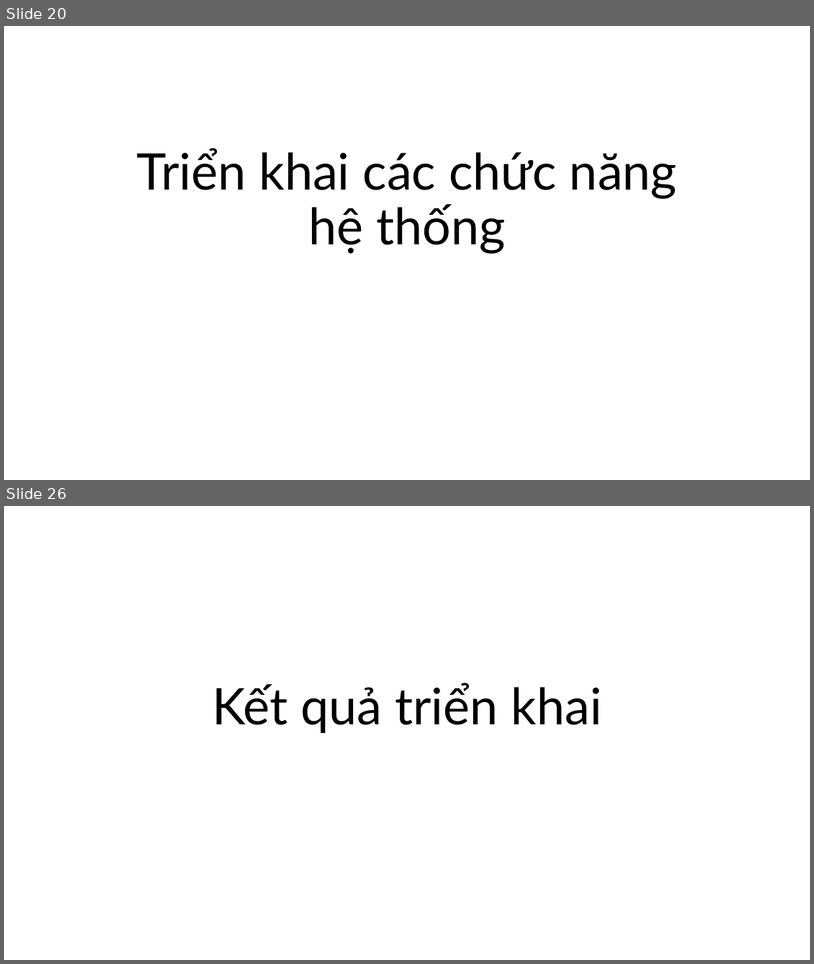
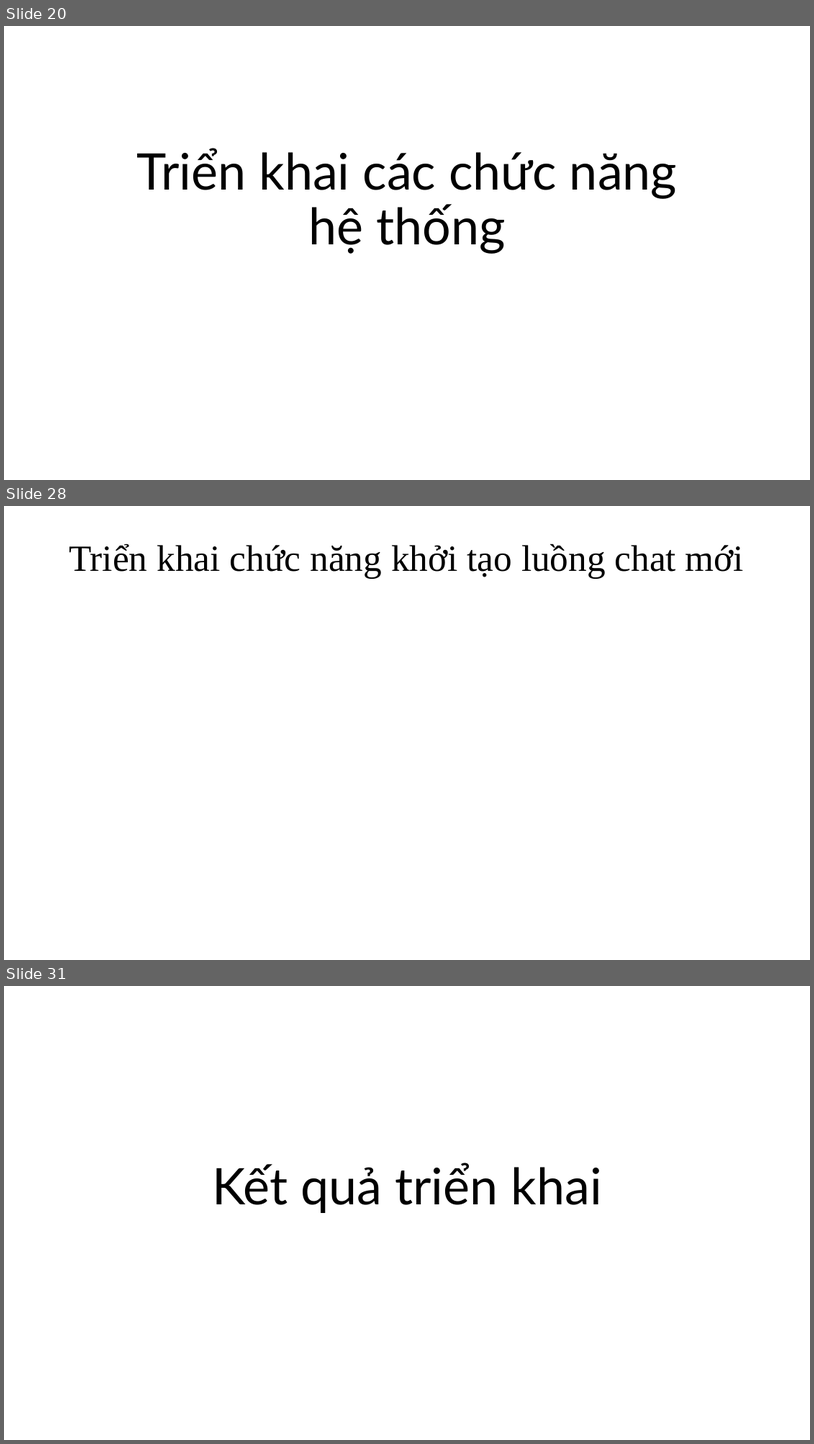
Before and after one commit to ngovanuc/Vietnamese_History_Chatbot, a slide deck: documents/slide bao cao.pptx. Shown one above the other, each under a label of ours: slides 20 and 26 before the commit, slides 20, 28 and 31 after it; the slides between them are not shown. The pictures are 814x964 and 814x1444 pixels, drawn with LibreOffice and Linux fonts; fonts in the diff are those of the drawing. Boxes give left, top, right and bottom in pixels: in the first picture for what was removed or moved away, otherwise in the second. Text is boxed around its words. In the diff, an @@ line names an element or a change of style, - is before the commit and + after.

```diff
--- a/documents/slide bao cao.pptx
+++ b/documents/slide bao cao.pptx
@@ slide 28 added at bbox=[4, 506, 810, 960], background #FFFFFF @@
@@ text added at bbox=[69, 543, 744, 579], 44 pt, text #000000 @@
+Triển khai chức năng khởi tạo luồng chat mới
@@ what was slide 26 is now slide 31 @@
```
Also in this commit, not shown: 12 slides changed, 19 other slides added.
